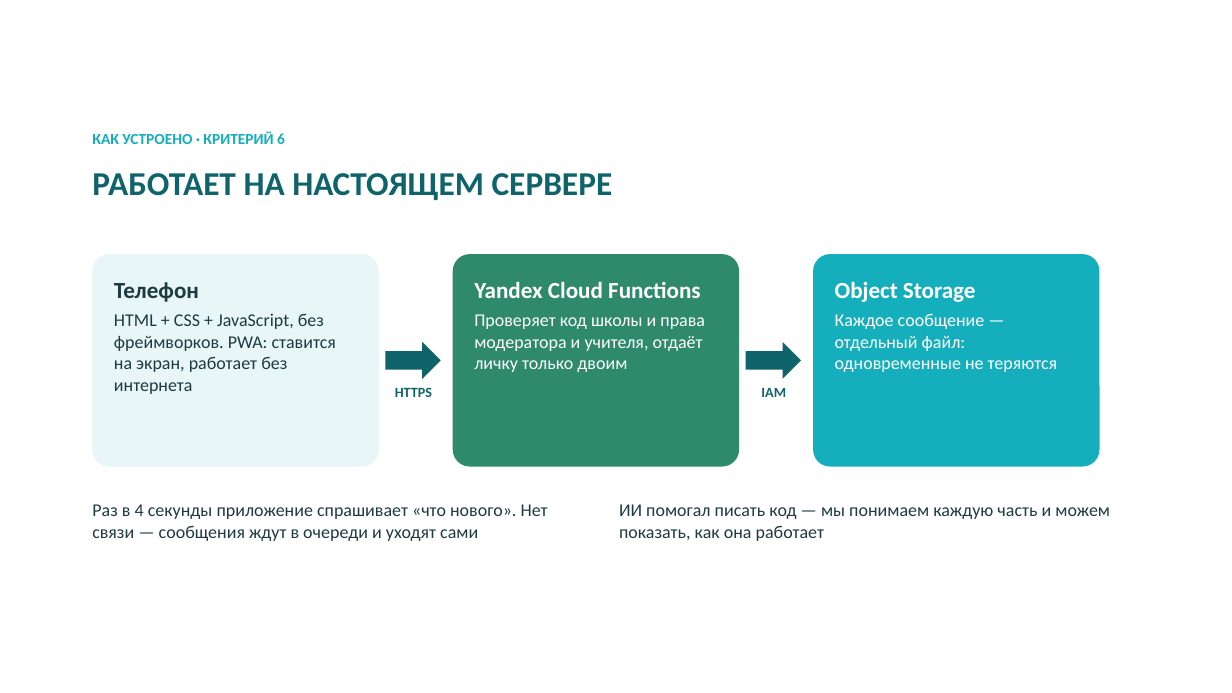
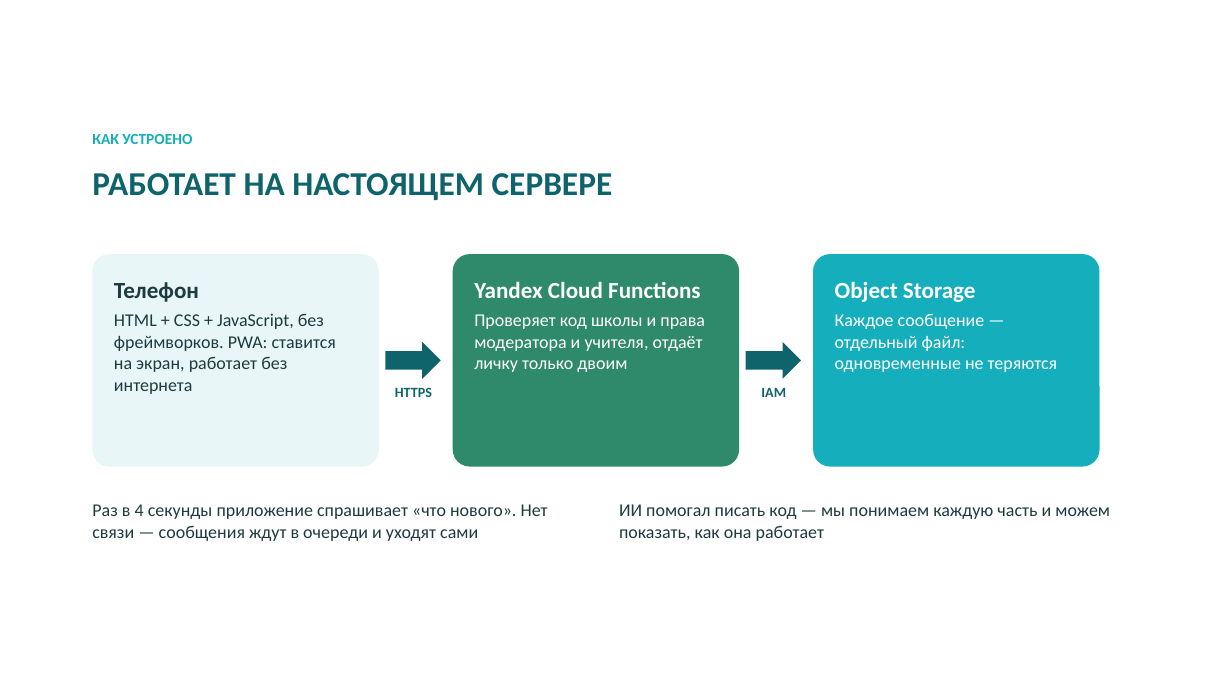
Before and after one commit to bnhogpad228/school-app, a slide deck: slide 8 of presentation/shkolny-dvor-SK-sreda.pptx. Drawn at 1232x693 pixels with LibreOffice and Linux fonts; fonts in the diff are those of the drawing; background and template pictures are left out. Boxes give left, top, right and bottom in pixels: in the first picture for what was removed or moved away, otherwise in the second. Text is boxed around its words. In the diff, an @@ line names an element or a change of style, - is before the commit and + after.

```diff
--- a/presentation/shkolny-dvor-SK-sreda.pptx
+++ b/presentation/shkolny-dvor-SK-sreda.pptx
@@ text at bbox=[92, 134, 192, 144]: text changed @@
-КАК УСТРОЕНО · КРИТЕРИЙ 6
+КАК УСТРОЕНО
```
Also in this commit, not shown: 5 other slides changed, 6 other files.
